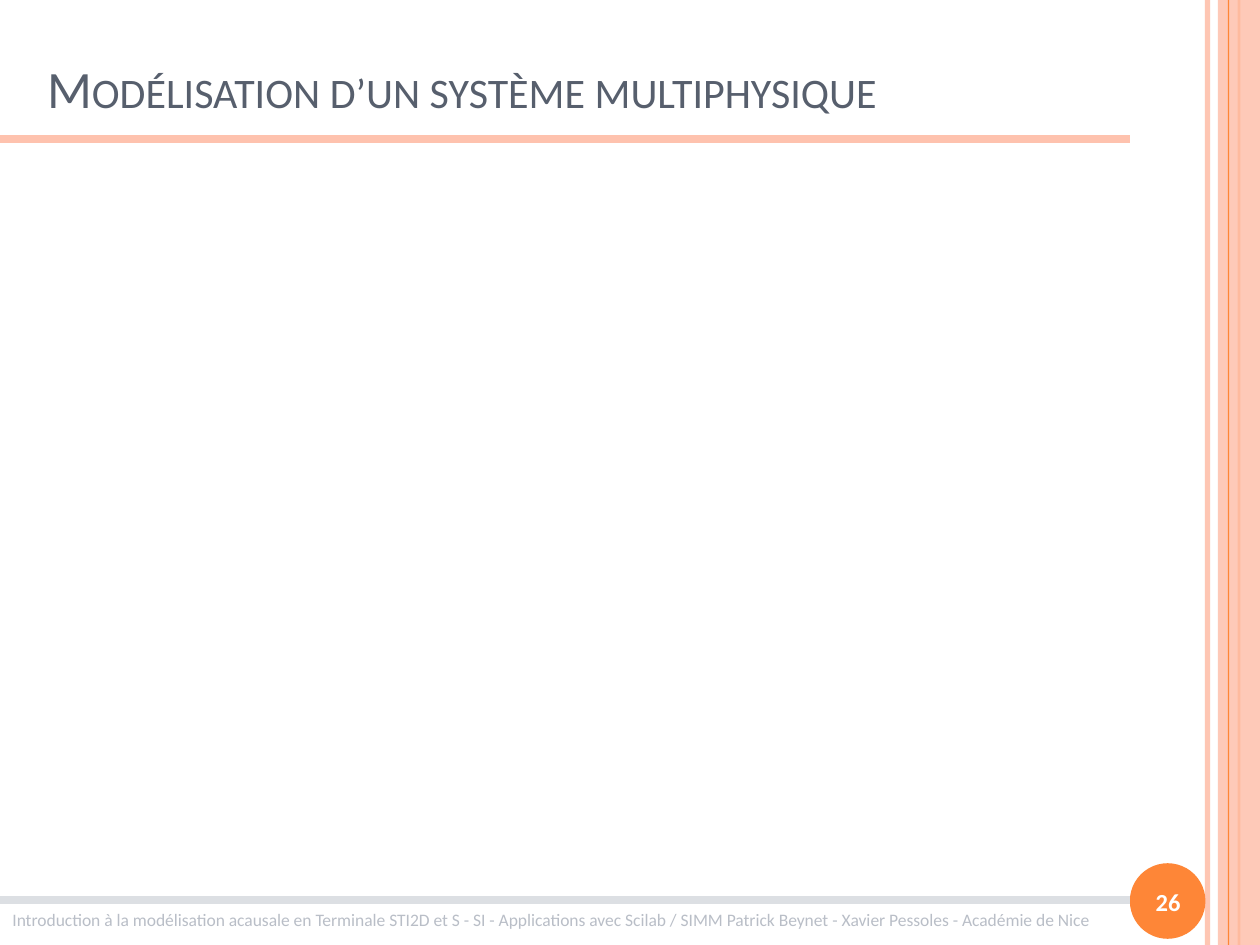
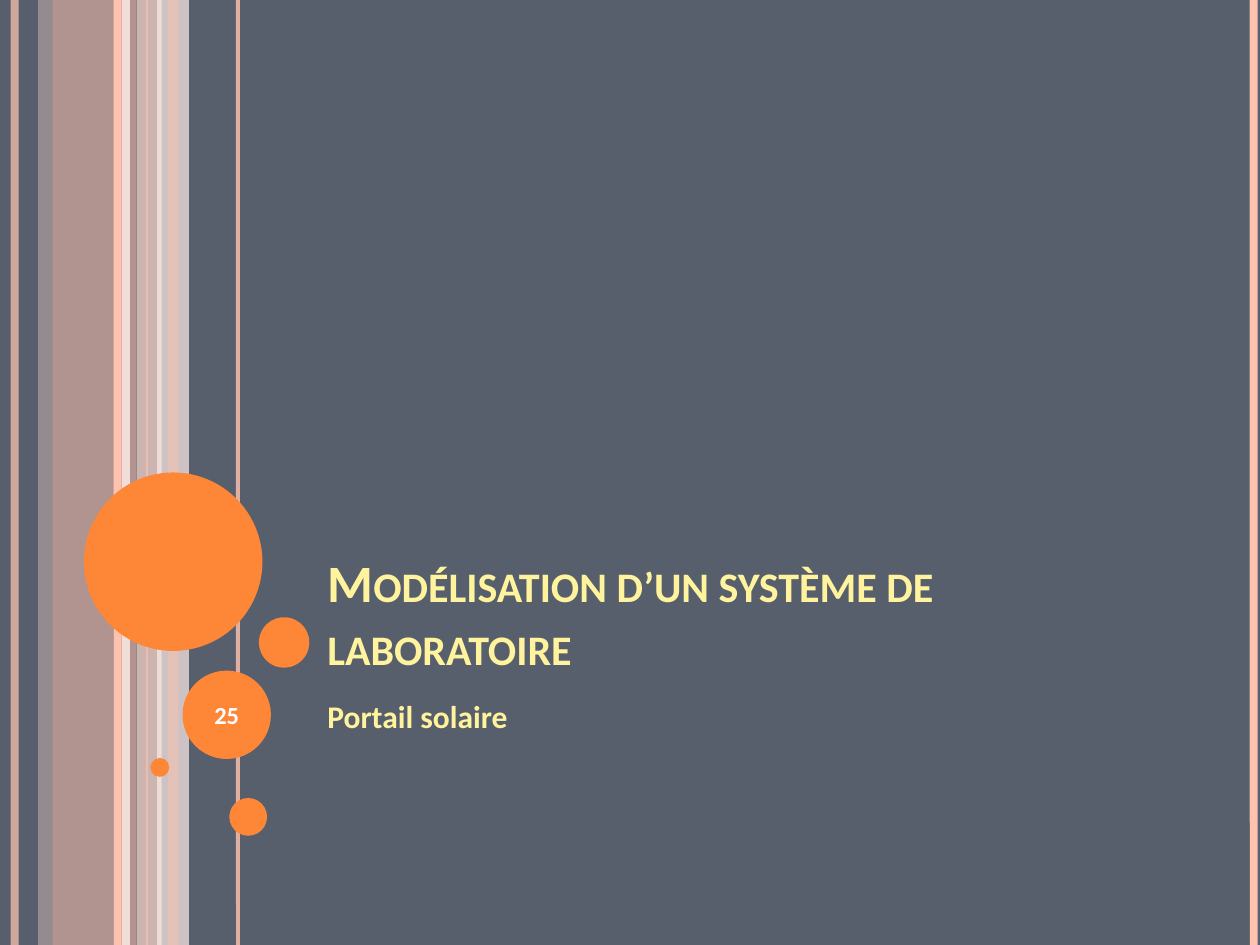
Before and after one commit to xpessoles/Formations, a slide deck: slide 25 of ModelisationMultiphysique/ModelisationMultiphysique.pptx (slide 26 before the commit). Drawn at 1260x945 pixels with LibreOffice and Linux fonts; fonts in the diff are those of the drawing. Boxes give left, top, right and bottom in pixels: in the first picture for what was removed or moved away, otherwise in the second. Text is boxed around its words. In the diff, an @@ line names an element or a change of style, - is before the commit and + after.

```diff
--- a/ModelisationMultiphysique/ModelisationMultiphysique.pptx
+++ b/ModelisationMultiphysique/ModelisationMultiphysique.pptx
@@ background #FFFFFF to #575F6D @@
@@ line added from (15, 0) to (15, 945), #FEC3AE 4.5 pt @@
@@ rectangle added at bbox=[38, 0, 52, 945], fill #FFD9CE at 36% opacity @@
@@ rectangle added at bbox=[53, 0, 137, 945], fill #FEC3AE at 54% opacity @@
@@ line added from (117, 0) to (117, 945), #FEC3AE 4.5 pt @@
@@ line added from (126, 0) to (126, 945), #FFEDE8 4.5 pt @@
@@ rectangle added at bbox=[136, 0, 161, 945], fill #FFD9CE at 70% opacity @@
@@ line added from (147, 0) to (147, 945), #FEC3AE 0.75 pt @@
@@ rectangle added at bbox=[158, 0, 189, 945], fill #FFEDE8 at 71% opacity @@
@@ rectangle added at bbox=[168, 0, 178, 945], fill #FEC3AE at 51% opacity @@
@@ line added from (238, 0) to (238, 945), #FEC3AE 2.25 pt @@
@@ line removed from (1207, 0) to (1207, 945) @@
@@ rectangle removed at bbox=[1218, 0, 1260, 945] @@
@@ line removed from (1228, 0) to (1228, 945) @@
@@ line moved from (1239, 0) - (1239, 945) to (1254, 0) - (1254, 945) @@
@@ line (1254, 0) - (1254, 945): stroke #FE8637 1.5 pt to #FEC3AE 4.5 pt @@
@@ line removed from (0, 139) to (1130, 139) @@
@@ ellipse added at bbox=[84, 472, 263, 651], fill #FE8637 @@
@@ title at bbox=[327, 567, 933, 666]: text changed; text colour #575F6D to #FFF39D; bold on @@
-Modélisation d’un système multiphysique
+Modélisation d’un système de laboratoire
@@ ellipse added at bbox=[258, 617, 309, 668], fill #FE8637 @@
@@ ellipse: place and size @@
-ellipse at bbox=[1130, 863, 1206, 939]
+ellipse at bbox=[183, 670, 271, 759]
@@ page number added at bbox=[214, 708, 239, 724], 14 pt, text #FFFFFF, bold @@
+25
@@ text added at bbox=[327, 706, 507, 728], 18 pt, text #FFF39D, bold @@
+Portail solaire
@@ ellipse added at bbox=[150, 759, 169, 777], fill #FE8637 @@
@@ ellipse added at bbox=[229, 798, 267, 835], fill #FE8637 @@
@@ page number removed at bbox=[1156, 894, 1181, 911] @@
-26
@@ line removed from (0, 900) to (1130, 900) @@
@@ text removed at bbox=[12, 914, 1089, 929] @@
-Introduction à la modélisation acausale en Terminale STI2D et S - SI - Applications avec Scilab / SIMM Patrick Beynet - Xavier Pessoles - Académie de Nice
```
Also in this commit, not shown: 5 other slides changed, 1 slide added, 4 slides removed, 4 other files.
